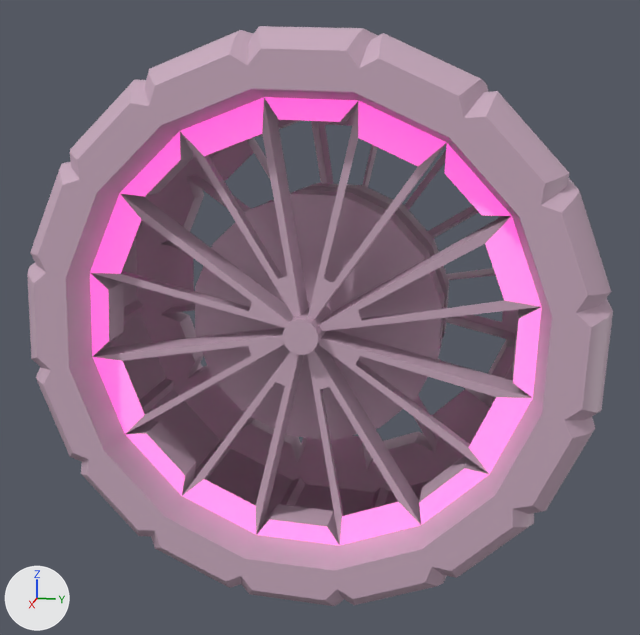
An edit to the FBX model Assets/models/car/zadnekoleso.fbx, drawn before and after from the same camera.
Rendered twice from a camera (50 mm lens) standing at (-0.951, -133.257, 0.217) and looking at (-2.686, -133.604, -0.217). The lights are fixed; the arrows at lower left show +X, +Y and +Z.
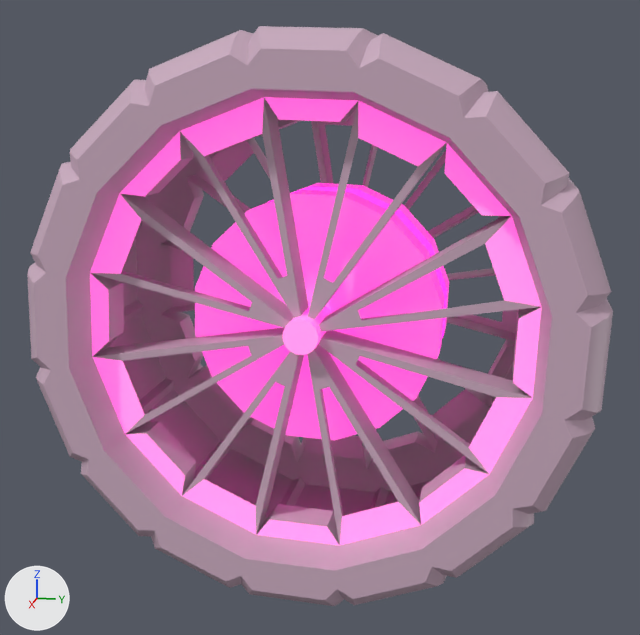
Changed parts and their boxes [x1, y1, x2, y2] in the pictures (640 x 635 px):
part 1 of me_plane_049, recoloured: [195, 183, 449, 440] in both

Diff of the bpy script that builds the scene:
```diff
--- a/Assets/models/car/zadnekoleso.fbx.py
+++ b/Assets/models/car/zadnekoleso.fbx.py
@@ me_plane_049 @@
 me_plane_049.from_pydata(...)  # 672 vertices, 530 faces; spans x -0.039..0.529, y -0.535..0.531, z -0.53..0.536
 # used by ob_plane_049; location = (-2.938, -133.591, -0.2)
+# me_plane_049 part 1: 98 of the faces centred in x 0.0..0.487, y -0.243..0.239, z -0.238..0.244 switch from mat_material_004 (light grey #caabbf) to mat_material_003 (light grey #c1c1c1)
```
